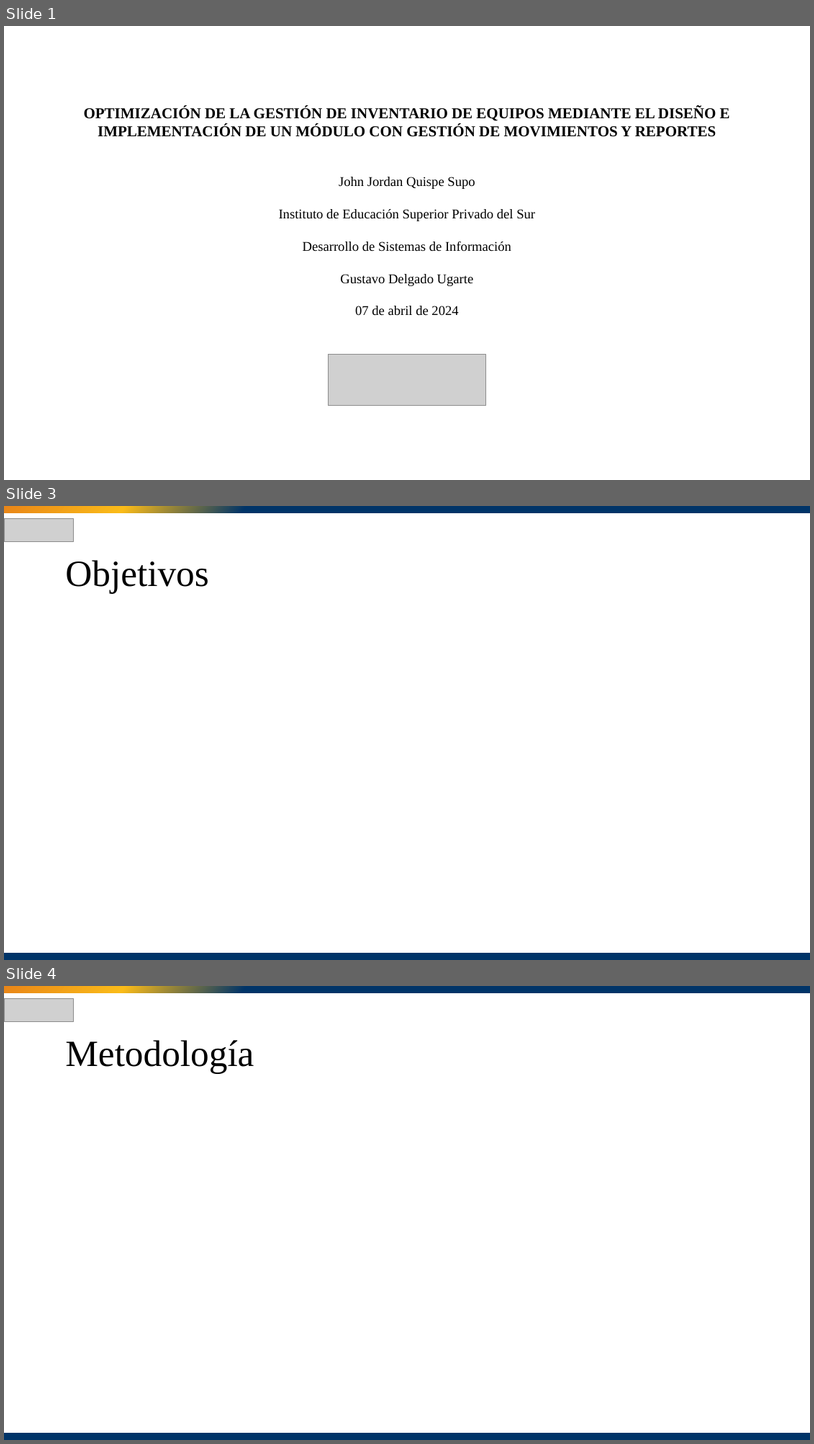
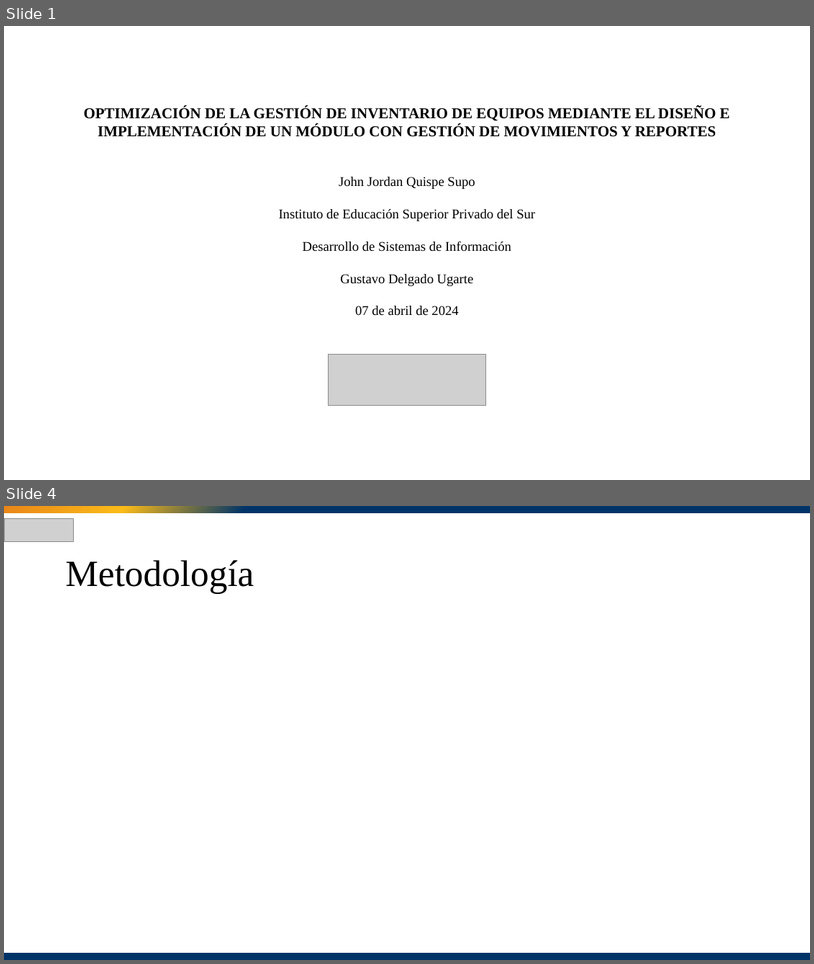
Before and after one commit to JordanNoah7/Conquistadores, a slide deck: Presentación.pptx. Shown one above the other, each under a label of ours: slides 1, 3 and 4 before the commit, slides 1 and 4 after it; the slides between them are not shown. The pictures are 814x1444 and 814x964 pixels, drawn with LibreOffice and Linux fonts; fonts in the diff are those of the drawing; grey boxes stand for pictures. Boxes give left, top, right and bottom in pixels: in the first picture for what was removed or moved away, otherwise in the second. Text is boxed around its words. In the diff, an @@ line names an element or a change of style, - is before the commit and + after.

```diff
--- a/Presentación.pptx
+++ b/Presentación.pptx
@@ slide 3 removed at bbox=[4, 506, 810, 960], background #FFFFFF @@
@@ picture removed at bbox=[4, 519, 74, 542] @@
@@ rectangle removed at bbox=[4, 506, 810, 513] @@
@@ text removed at bbox=[65, 560, 208, 593] @@
-Objetivos
@@ rectangle removed at bbox=[4, 952, 810, 960] @@
```
Also in this commit, not shown: 2 slides added, 1 other slide removed.
